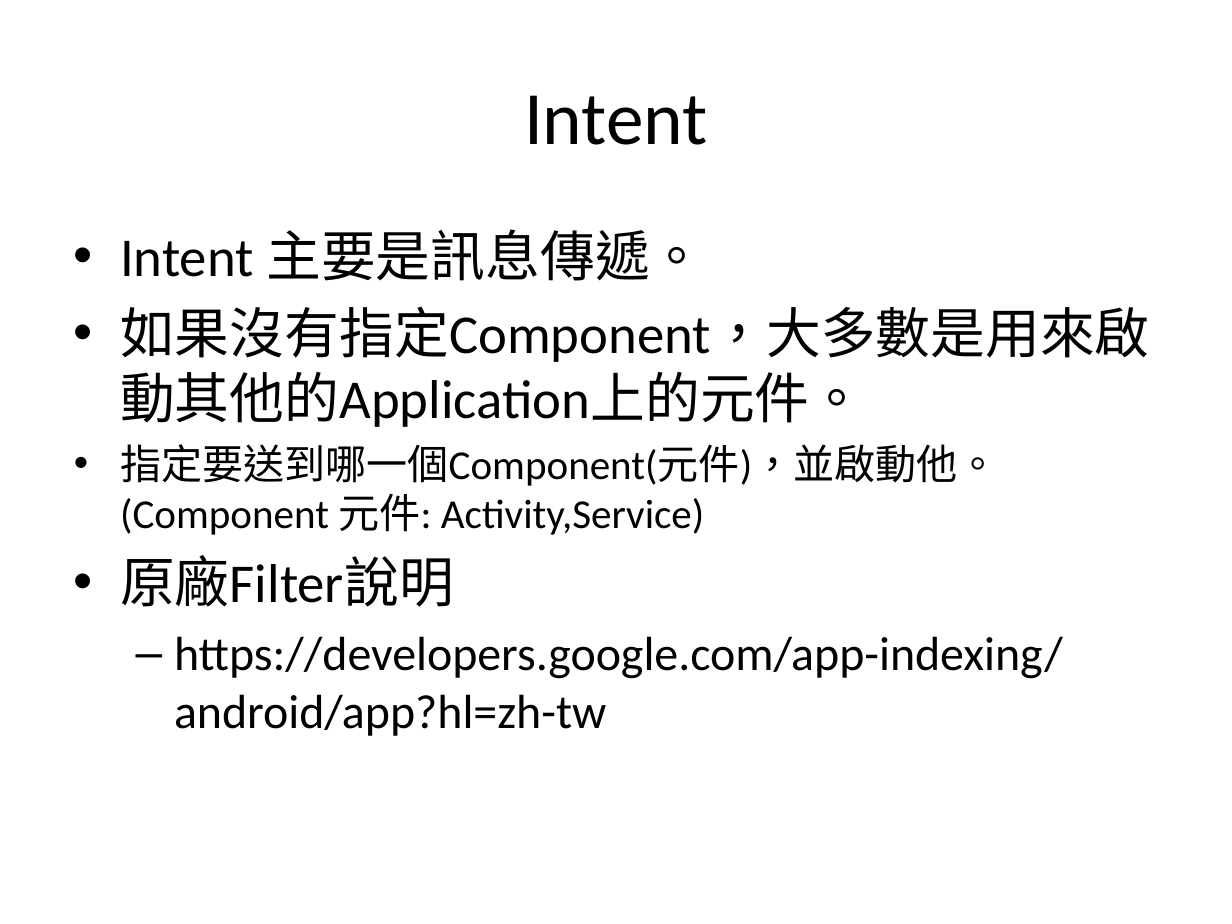
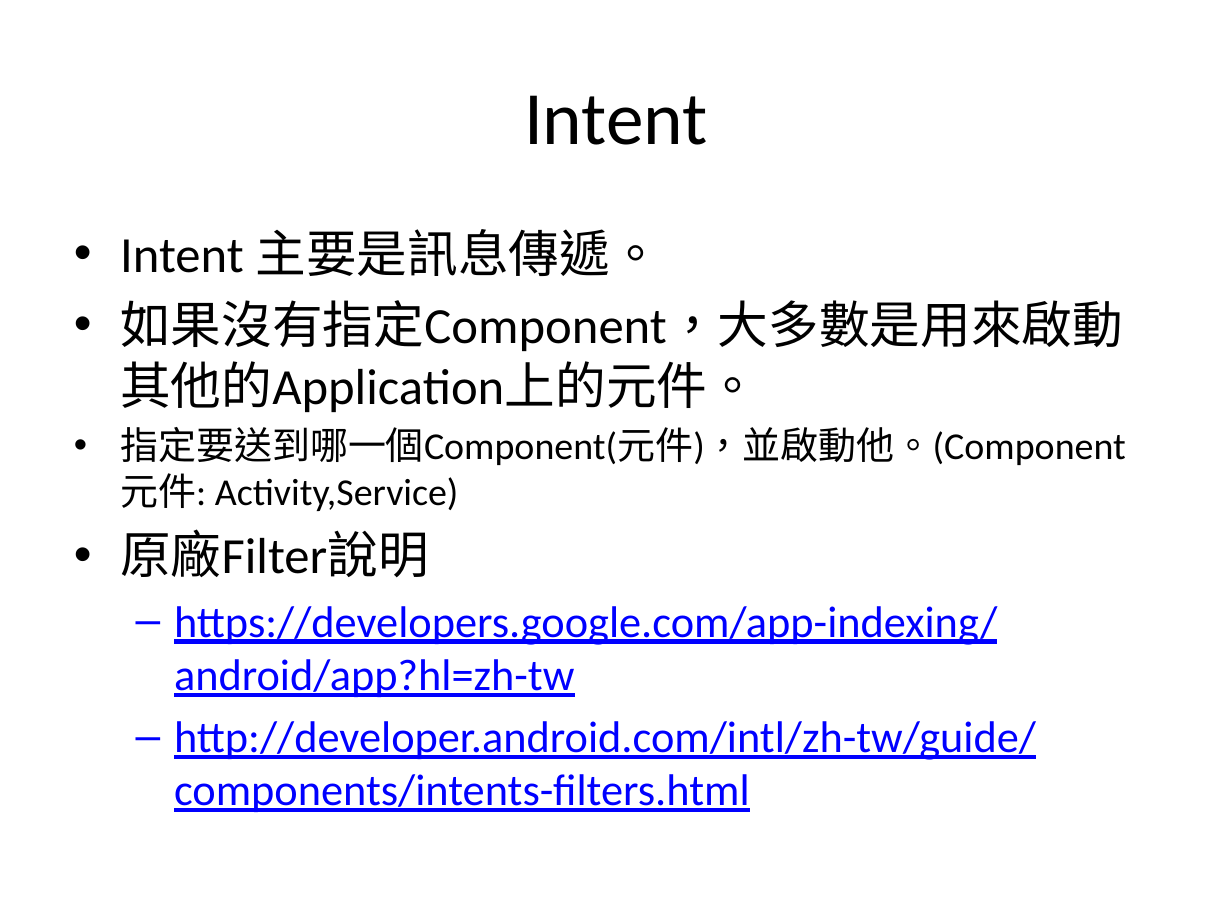
Before and after one commit to sonnyshih/AndroidDemoSample, a slide deck: slide 2 of CustomerUIDemo/Intent and Intent Filter instruction.pptx. Drawn at 1232x924 pixels with LibreOffice and Linux fonts; fonts in the diff are those of the drawing. Boxes give left, top, right and bottom in pixels: in the first picture for what was removed or moved away, otherwise in the second. Text is boxed around its words. In the diff, an @@ line names an element or a change of style, - is before the commit and + after.

Commit message:
Add the Intent filter demo.

```diff
--- a/CustomerUIDemo/Intent and Intent Filter instruction.pptx
+++ b/CustomerUIDemo/Intent and Intent Filter instruction.pptx
@@ text at <box>120,229,1126,697</box>: size 32 to 29.6 pt in "Intent 主要是訊息傳遞。", "如果沒有指定Component，大多數是用來啟動其他的Application上的元件。", "原廠Filter說明"; size 24 to 22.2 pt in "指定要送到哪一個Component(元件)，並啟動他。(Component 元件: Activity,Service)"; size 28 to 25.9 pt, text colour #000000 to #0000FF, underline on in "https://developers.google.com/app-indexing/android/app?hl=zh ..." @@
@@ text at <box>174,721,1036,812</box>: paragraph added @@
+  – http://developer.android.com/intl/zh-tw/guide/components/intents-filters.html
```
Also in this commit, not shown: 8 other slides changed, 8 slides added, 10 other files.
